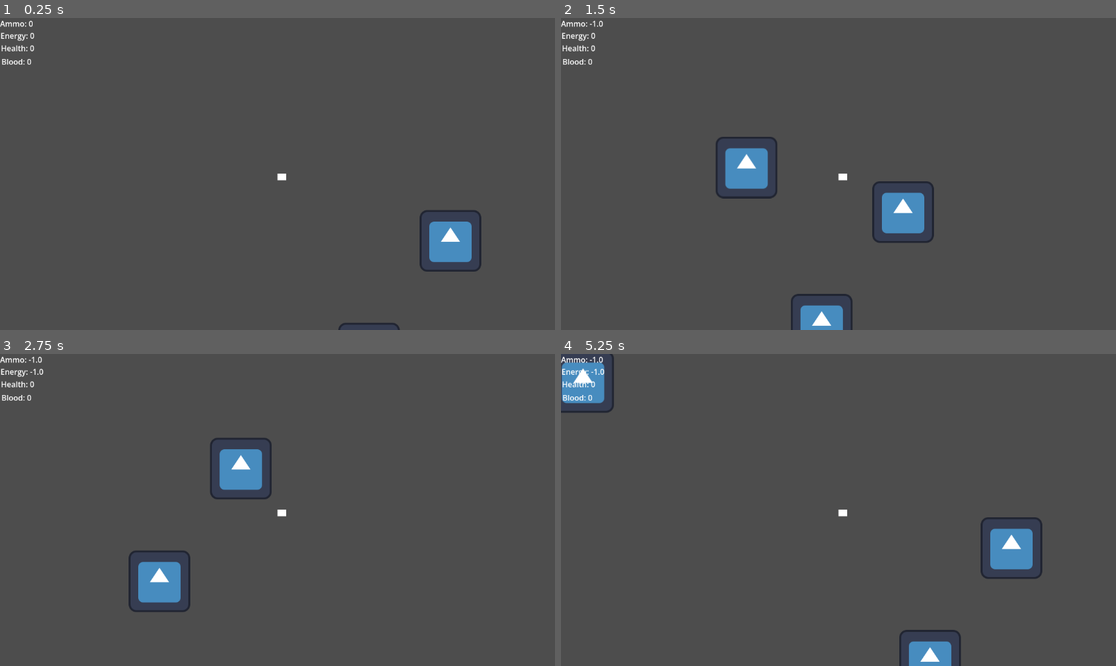
Above: before the commit, frames 1-4 (two rows, left to right).
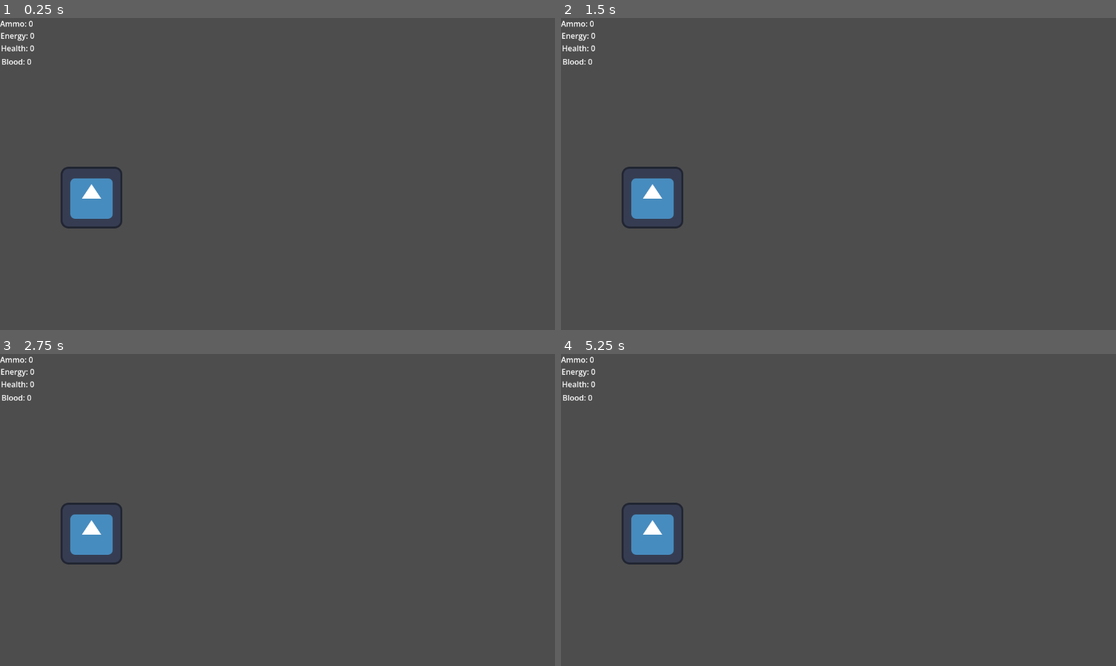
Above: after the commit, the same moments.

Repository: Blr-Mac/GMTK-2026
Game: Godot game, scene res://main.tscn
The game is run twice, just before and just after one commit, with the same random seed, the same clock (stepped at 60 frames per second) and the same inputs. The engine's default icon, where the game draws it, is replaced by a stand-in: a white triangle on a blue panel in a dark square.
Inputs (mouse positions are in pixels of both pictures, inside the frame that each line leads up to):
- Up to frame 1 (0.25 s): no input
- Up to frame 2 (1.5 s): tap Enter at 0.5 s; move the mouse to (960, 158) at 0.52 s; hold D (move_right) 0.53-1.28 s; click (960, 158) at 0.6 s; move the mouse to (727, 189) at 1.27 s; hold S (move_down) from 1.28 s (still down); click (727, 189) at 1.35 s
- Up to frame 3 (2.75 s): move the mouse to (333, 441) at 2.02 s; release S (move_down) at 2.03 s; hold D (move_right) from 2.03 s (still down); click (333, 441) at 2.1 s
- Up to frame 4 (5.25 s): move the mouse to (810, 572) at 2.77 s; release D (move_right) at 2.78 s; hold W (move_up) 2.78-3.53 s; click (810, 572) at 2.85 s; move the mouse to (1005, 556) at 3.52 s; hold A (move_left) 3.53-5.03 s; click (1005, 556) at 3.6 s; move the mouse to (672, 463) at 4.27 s; click (672, 463) at 4.35 s; move the mouse to (866, 510) at 5.02 s; hold S (move_down) from 5.03 s (still down); click (866, 510) at 5.1 s

The runs differ from the first frame. In frame 1, 2.7% of the frame differs, in the area x 10-87%, y 47-100%; in frame 2, 4.7%, in the area x 5-68%, y 0-100%; in frame 3, 3.9%; in frame 4, 4.5%.

Commit message:
add sprite to player

Diff:
--- a/player/player.gd
+++ b/player/player.gd
@@ -11,6 +11,19 @@
 
 @export var shoot_cooldown : float = 1
 
+const DIR_ANIMATIONS: Array[String] = [
+	"up",
+	"up_right",
+	"right",
+	"down_right",
+	"down",
+	"down_left",
+	"left",
+	"up_left"
+]
+
+@onready var sprite: AnimatedSprite2D = $AnimatedSprite2D
+
 func _physics_process(delta: float) -> void:
 	var input_vector := Input.get_vector("move_left", "move_right", "move_up", "move_down")
 
@@ -22,6 +35,16 @@
 
 	if input_vector != Vector2.ZERO:
 		velocity = input_vector * SPEED
+
+		var dir_index := vector_to_direction_8(input_vector)
+
+		if dir_index != -1:
+			var anim_name: String = DIR_ANIMATIONS[dir_index]
+			sprite.play(anim_name)
+			print("Direction Index: ", dir_index, " | Playing: ", anim_name)
+		else:
+			sprite.stop() # Idle
+
 	else:
 		velocity = velocity.move_toward(Vector2.ZERO, SPEED)
 
@@ -55,3 +78,18 @@
 	Signals.player_health.emit(value)
 	#print("damage: ", value)
 	#print("died :(")
+
+func vector_to_direction_8(dir: Vector2, deadzone: float = 0.2) -> int:
+	# Ignore tiny joystick drift
+	if dir.length_squared() < deadzone * deadzone:
+		return -1
+
+	# Get angle in radians (-PI to PI)
+	# Note: Godot's screen coordinates have -Y as UP!
+	var angle: float = dir.angle() # Angle where (1,0) is 0 radians
+
+	# Shift angle so UP (0, -1) becomes 0, and make it positive (0 to 2*PI)
+	var shifted_angle: float = fposmod(angle + (PI / 2.0) + (PI / 8.0), TAU)
+
+	# Divide 360° (TAU) into 8 equal slices of 45° (PI / 4)
+	return int(shifted_angle / (PI / 4.0))
--- a/player/player.tscn
+++ b/player/player.tscn
@@ -2,24 +2,154 @@
 
 [ext_resource type="Script" uid="uid://c5y18a2b62fj0" path="res://player/player.gd" id="1_oul6g"]
 [ext_resource type="PackedScene" uid="uid://b1fow0b5wurkt" path="res://projectile/player_projectile.tscn" id="2_rkbax"]
+[ext_resource type="Texture2D" uid="uid://k1ascep7w8s4" path="res://assets/drone_sprite.png" id="3_g1dw6"]
 
 [sub_resource type="CircleShape2D" id="CircleShape2D_kqu6x"]
 
 [sub_resource type="BoxMesh" id="BoxMesh_oul6g"]
 
-[node name="Player" type="Node2D" unique_id=1859637775]
+[sub_resource type="AtlasTexture" id="AtlasTexture_yw30f"]
+atlas = ExtResource("3_g1dw6")
+region = Rect2(0, 0, 24, 24)
 
-[node name="CharacterBody2D" type="CharacterBody2D" parent="." unique_id=1004347535 groups=["player"]]
+[sub_resource type="AtlasTexture" id="AtlasTexture_qjkh3"]
+atlas = ExtResource("3_g1dw6")
+region = Rect2(24, 0, 24, 24)
+
+[sub_resource type="AtlasTexture" id="AtlasTexture_g6k8r"]
+atlas = ExtResource("3_g1dw6")
+region = Rect2(48, 0, 24, 24)
+
+[sub_resource type="AtlasTexture" id="AtlasTexture_boad6"]
+atlas = ExtResource("3_g1dw6")
+region = Rect2(72, 0, 24, 24)
+
+[sub_resource type="AtlasTexture" id="AtlasTexture_rgyib"]
+atlas = ExtResource("3_g1dw6")
+region = Rect2(96, 0, 24, 24)
+
+[sub_resource type="AtlasTexture" id="AtlasTexture_hg6s5"]
+atlas = ExtResource("3_g1dw6")
+region = Rect2(120, 0, 24, 24)
+
+[sub_resource type="AtlasTexture" id="AtlasTexture_8t03j"]
+atlas = ExtResource("3_g1dw6")
+region = Rect2(144, 0, 24, 24)
+
+[sub_resource type="AtlasTexture" id="AtlasTexture_2ieo8"]
+atlas = ExtResource("3_g1dw6")
+region = Rect2(168, 0, 24, 24)
+
+[sub_resource type="SpriteFrames" id="SpriteFrames_ebec5"]
+animations = [{
+"frames": [{
+"duration": 1.0,
+"texture": SubResource("AtlasTexture_yw30f")
+}, {
+"duration": 1.0,
+"texture": SubResource("AtlasTexture_qjkh3")
+}, {
+"duration": 1.0,
+"texture": SubResource("AtlasTexture_g6k8r")
+}, {
+"duration": 1.0,
+"texture": SubResource("AtlasTexture_boad6")
+}, {
+"duration": 1.0,
+"texture": SubResource("AtlasTexture_rgyib")
+}, {
+"duration": 1.0,
+"texture": SubResource("AtlasTexture_hg6s5")
+}, {
+"duration": 1.0,
+"texture": SubResource("AtlasTexture_8t03j")
+}, {
+"duration": 1.0,
+"texture": SubResource("AtlasTexture_2ieo8")
+}],
+"loop": true,
+"name": &"default",
+"speed": 5.0
+}, {
+"frames": [{
+"duration": 1.0,
+"texture": SubResource("AtlasTexture_rgyib")
+}],
+"loop": true,
+"name": &"down",
+"speed": 5.0
+}, {
+"frames": [{
+"duration": 1.0,
+"texture": SubResource("AtlasTexture_hg6s5")
+}],
+"loop": true,
+"name": &"down_left",
+"speed": 5.0
+}, {
+"frames": [{
+"duration": 1.0,
+"texture": SubResource("AtlasTexture_boad6")
+}],
+"loop": true,
+"name": &"down_right",
+"speed": 5.0
+}, {
+"frames": [{
+"duration": 1.0,
+"texture": SubResource("AtlasTexture_8t03j")
+}],
+"loop": true,
+"name": &"left",
+"speed": 5.0
+}, {
+"frames": [{
+"duration": 1.0,
+"texture": SubResource("AtlasTexture_g6k8r")
+}],
+"loop": true,
+"name": &"right",
+"speed": 5.0
+}, {
+"frames": [{
+"duration": 1.0,
+"texture": SubResource("AtlasTexture_yw30f")
+}],
+"loop": true,
+"name": &"up",
+"speed": 5.0
+}, {
+"frames": [{
+"duration": 1.0,
+"texture": SubResource("AtlasTexture_2ieo8")
+}],
+"loop": true,
+"name": &"up_left",
+"speed": 5.0
+}, {
+"frames": [{
+"duration": 1.0,
+"texture": SubResource("AtlasTexture_qjkh3")
+}],
+"loop": true,
+"name": &"up_right",
+"speed": 5.0
+}]
+
+[node name="Player" type="CharacterBody2D" unique_id=1004347535 groups=["player"]]
 script = ExtResource("1_oul6g")
 projectile_scene = ExtResource("2_rkbax")
 
-[node name="CollisionShape2D" type="CollisionShape2D" parent="CharacterBody2D" unique_id=2130266054]
+[node name="CollisionShape2D" type="CollisionShape2D" parent="." unique_id=2130266054]
 position = Vector2(9, 6)
 shape = SubResource("CircleShape2D_kqu6x")
 
-[node name="MeshInstance2D" type="MeshInstance2D" parent="CharacterBody2D" unique_id=67570324]
+[node name="MeshInstance2D" type="MeshInstance2D" parent="." unique_id=67570324]
 position = Vector2(9.000001, 6)
 scale = Vector2(17.5, 13.5)
 mesh = SubResource("BoxMesh_oul6g")
 
-[node name="Camera2D" type="Camera2D" parent="CharacterBody2D" unique_id=1571356390]
+[node name="Camera2D" type="Camera2D" parent="." unique_id=1571356390]
+
+[node name="AnimatedSprite2D" type="AnimatedSprite2D" parent="." unique_id=1006675234]
+sprite_frames = SubResource("SpriteFrames_ebec5")
Not shown, changed: .gitignore
